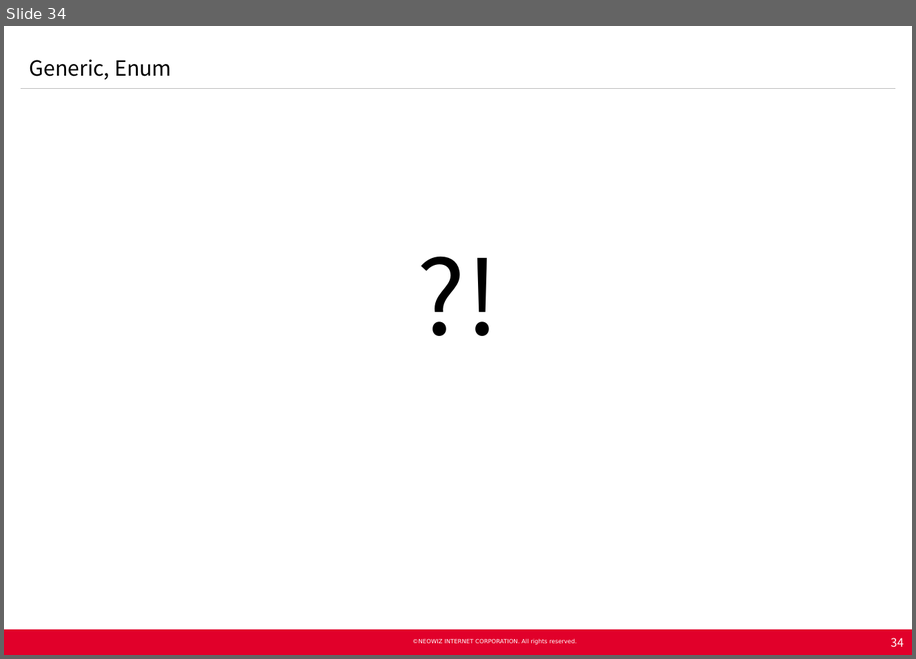
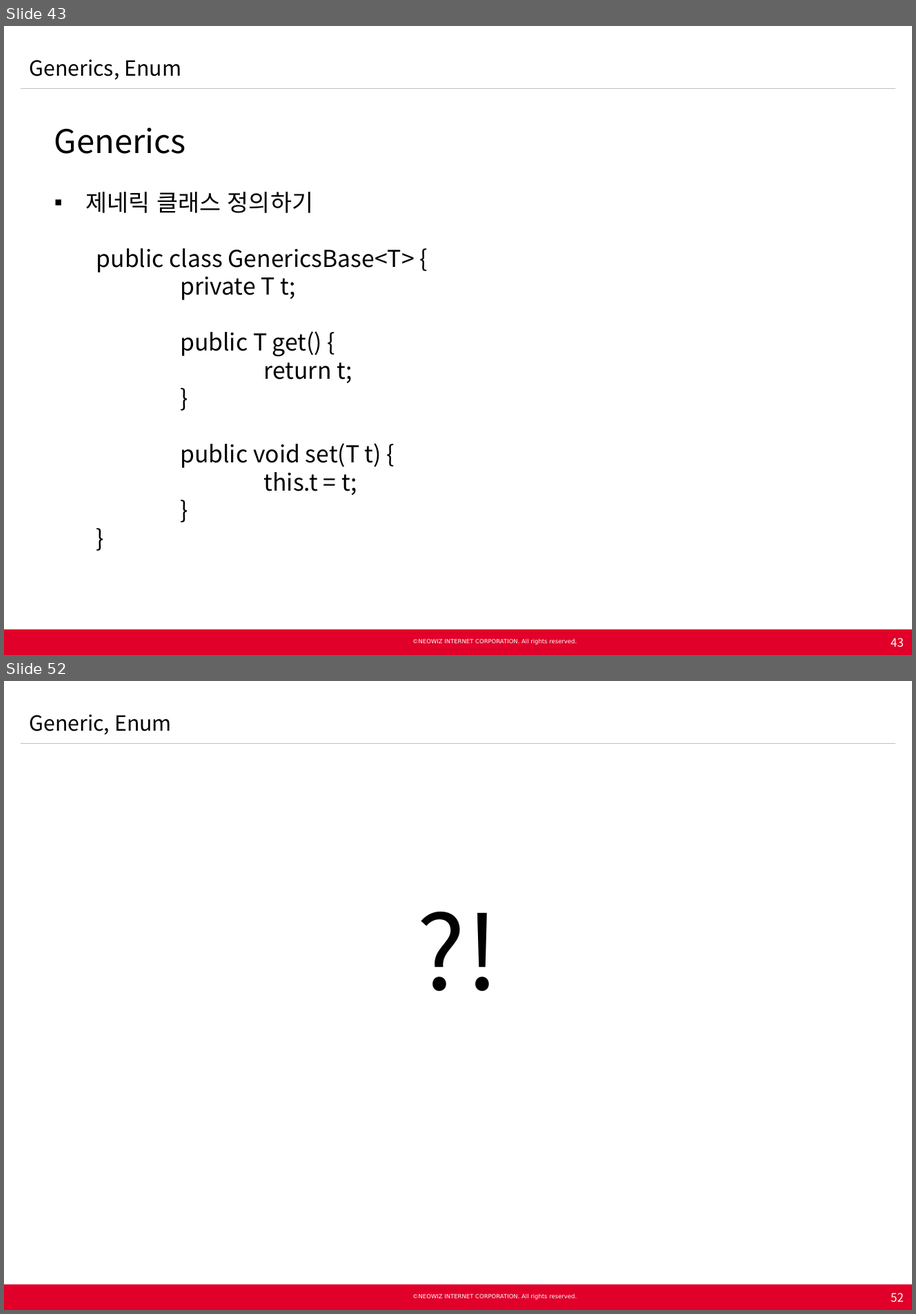
Before and after one commit to Neowizen/JavaStudy, a slide deck: Document/[2015.02.25] Java Study 2차 - Generics Enum.pptx. Shown one above the other, each under a label of ours: slide 34 before the commit, slides 43 and 52 after it; the slides between them are not shown. The pictures are 916x659 and 916x1314 pixels, drawn with LibreOffice and Linux fonts; fonts in the diff are those of the drawing; background and template pictures are left out. Boxes give left, top, right and bottom in pixels: in the first picture for what was removed or moved away, otherwise in the second. Text is boxed around its words. In the diff, an @@ line names an element or a change of style, - is before the commit and + after.

```diff
--- a/Document/[2015.02.25] Java Study 2차 - Generics Enum.pptx
+++ b/Document/[2015.02.25] Java Study 2차 - Generics Enum.pptx
@@ slide 43 added at (4, 26, 912, 655), background #FFFFFF; not listed: 5 template elements that a slide beside it also shows @@
@@ text added at (29, 59, 181, 80), 18 pt, text #000000 @@
+Generics, Enum
@@ text added at (54, 127, 415, 495), 20 pt, text #000000 @@
+  Generics
+  ▪ 제네릭 클래스 정의하기
+    public class GenericsBase<T> {
+    private T t;
+    public T get() {
+    return t;
+    }
+    public void set(T t) {
+    this.t = t;
+    }
+    }
@@ page number added at (891, 637, 904, 647), 10 pt, text #FFFFFF @@
+43
@@ what was slide 34 is now slide 52 @@
@@ page number at (891, 1292, 904, 1302): text changed @@
-34
+52
```
Also in this commit, not shown: 29 slides changed, 18 other slides added, 1 slide removed.
